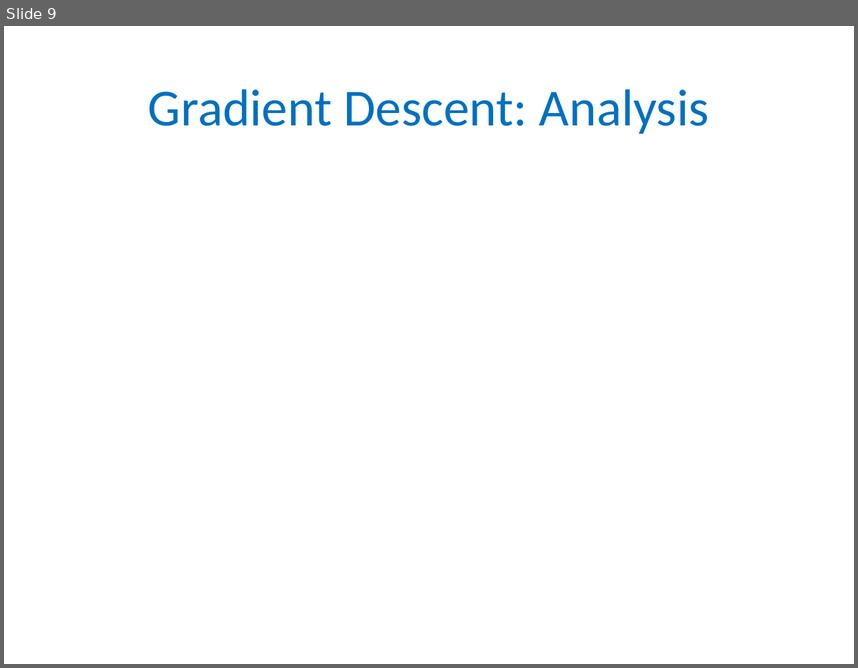
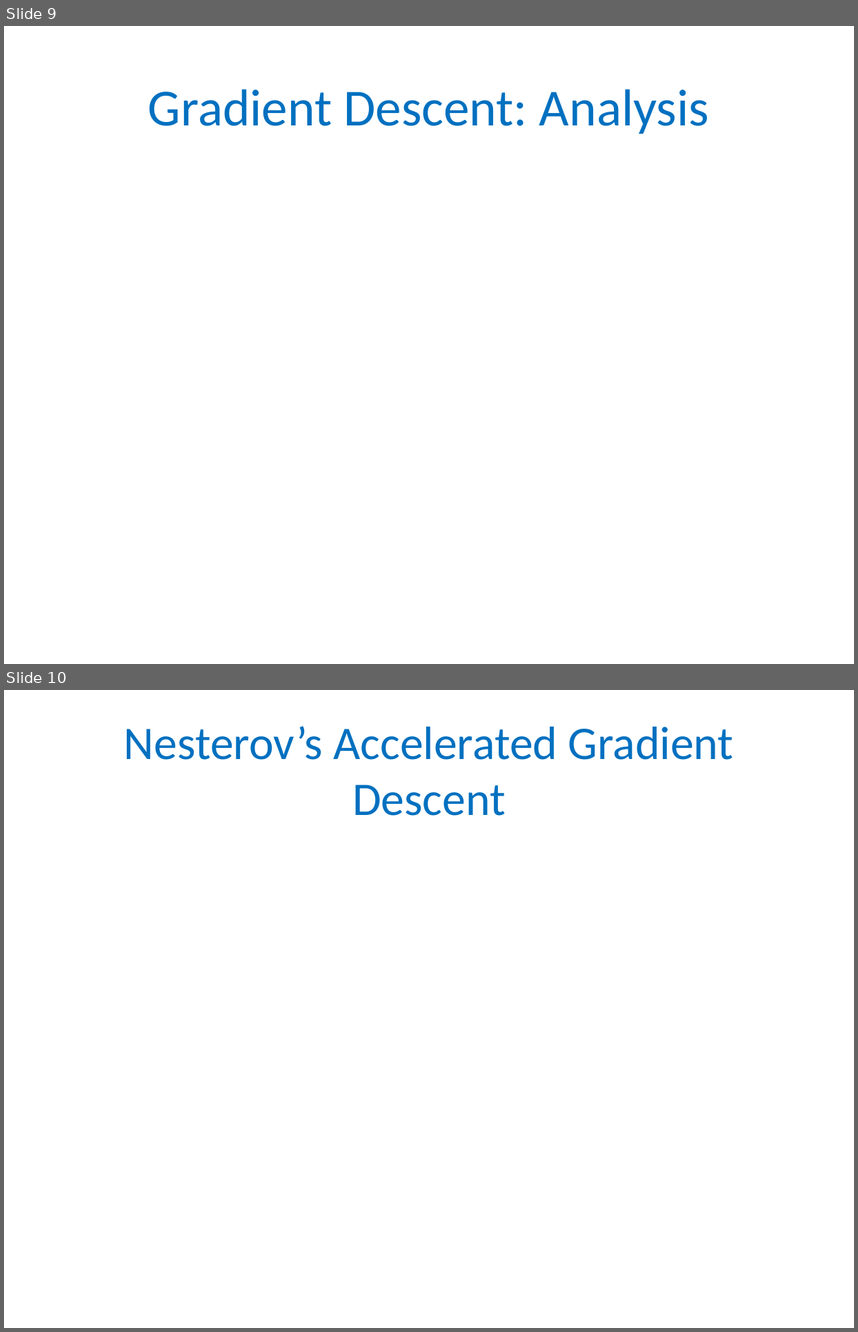
Before and after one commit to gyaroslavtsev/gyaroslavtsev.github.io, a slide deck: big-data/lecture08.pptx. Shown one above the other, each under a label of ours: slide 9 before the commit, slides 9 and 10 after it. The pictures are 858x668 and 858x1332 pixels, drawn with LibreOffice and Linux fonts; fonts in the diff are those of the drawing; grey boxes stand for pictures. Boxes give left, top, right and bottom in pixels: in the first picture for what was removed or moved away, otherwise in the second. Text is boxed around its words. In the diff, an @@ line names an element or a change of style, - is before the commit and + after.

```diff
--- a/big-data/lecture08.pptx
+++ b/big-data/lecture08.pptx
@@ slide 10 added at (4,690,854,1328), background #FFFFFF @@
@@ title added at (124,726,734,816), 39.6 pt, text #0070C0 @@
+Nesterov’s Accelerated Gradient Descent
```
Also in this commit, not shown: 5 other slides added, 3 other files.
